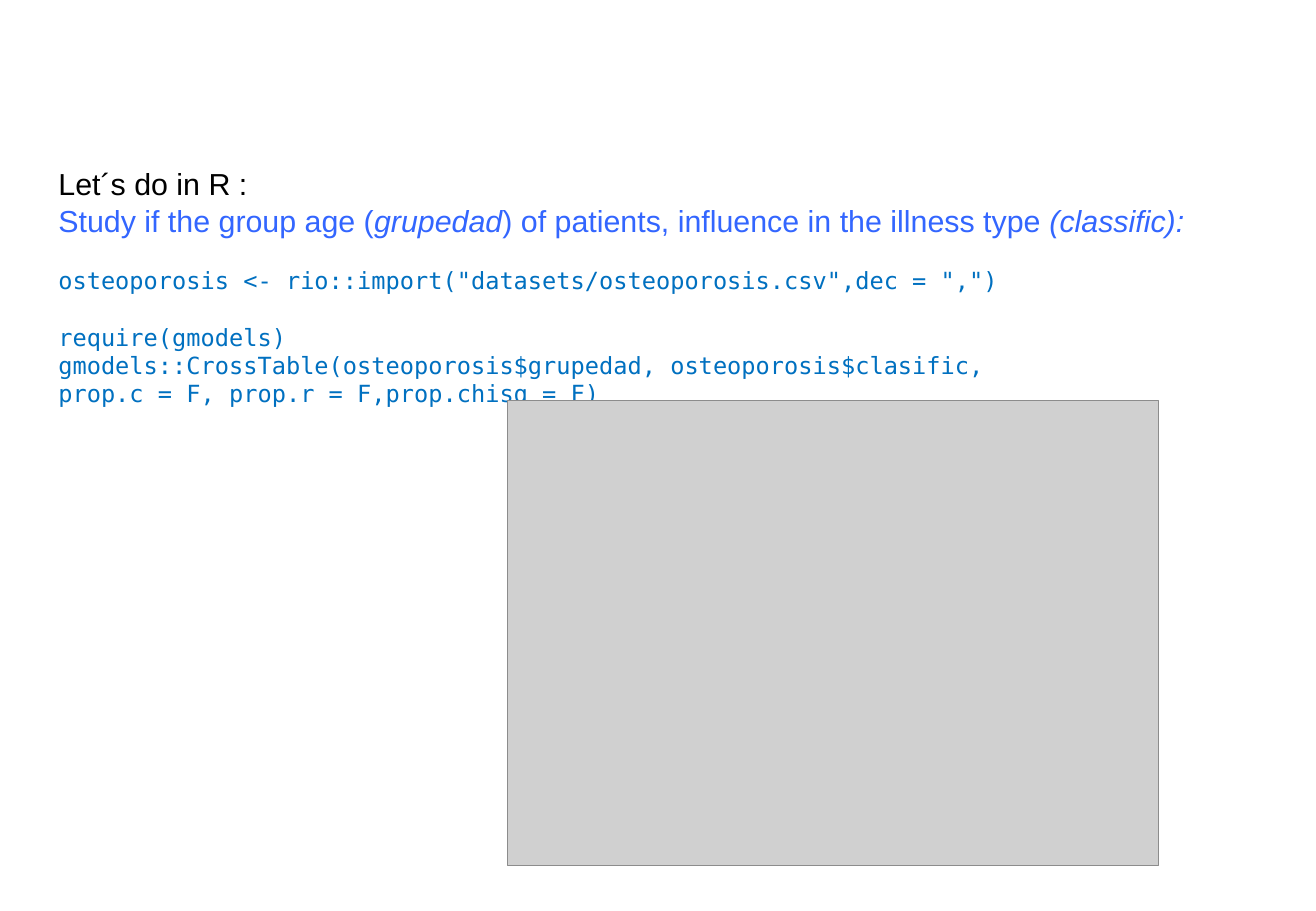
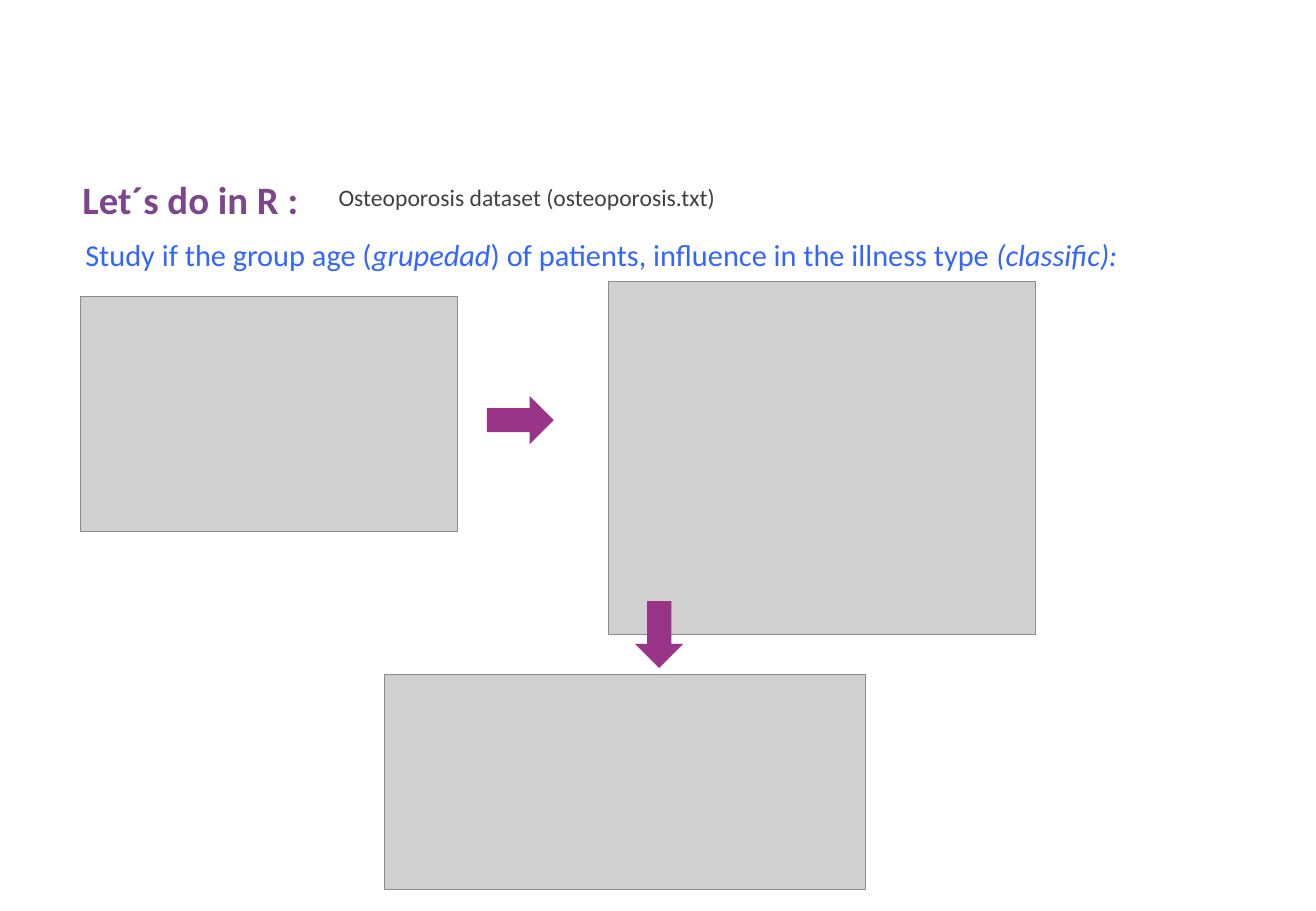
Before and after one commit to uebvhir/Course2020_Statistical-Analysis-with-R, a slide deck: slide 33 of Slides/StatisticsWithR-3-Exploratory_Analysis_II_And_Graphics.pptx (slide 32 before the commit). Drawn at 1316x911 pixels with LibreOffice and Linux fonts; fonts in the diff are those of the drawing; grey boxes stand for pictures; background and template pictures are left out. Boxes give left, top, right and bottom in pixels: in the first picture for what was removed or moved away, otherwise in the second. Text is boxed around its words. In the diff, an @@ line names an element or a change of style, - is before the commit and + after.

```diff
--- a/Slides/StatisticsWithR-3-Exploratory_Analysis_II_And_Graphics.pptx
+++ b/Slides/StatisticsWithR-3-Exploratory_Analysis_II_And_Graphics.pptx
@@ text at (x1=58, y1=172, x2=231, y2=196): paragraph removed @@
-Let´s do in R :
@@ text added at (x1=82, y1=187, x2=279, y2=215), 23 pt, text #7D468C, bold @@
+Let´s do in R :
@@ text added at (x1=339, y1=189, x2=714, y2=210), 14 pt, text #404040 @@
+Osteoporosis dataset (osteoporosis.txt)
@@ text "Study if the group age ..." moved from (x1=58, y1=172, x2=1184, y2=238) to (x1=85, y1=244, x2=1117, y2=272) @@
@@ text "Study if the group age ..." at (x1=85, y1=244, x2=1117, y2=272): font Arial to Calibri; indent changed; more space between paragraphs @@
@@ text removed at (x1=58, y1=271, x2=983, y2=408) @@
-osteoporosis <- rio::import("datasets/osteoporosis.csv",dec = ",")
-require(gmodels)
-gmodels::CrossTable(osteoporosis$grupedad, osteoporosis$clasific, prop.c = F, prop.r = F,prop.chisq = F)
@@ picture added at (x1=80, y1=296, x2=457, y2=531) @@
@@ picture added at (x1=609, y1=282, x2=1037, y2=636) @@
@@ right arrow added at (x1=487, y1=396, x2=554, y2=445), fill #993489 @@
@@ picture removed at (x1=508, y1=401, x2=1159, y2=866) @@
@@ right arrow added at (x1=635, y1=602, x2=684, y2=669), fill #993489 @@
@@ picture added at (x1=385, y1=676, x2=866, y2=891) @@
```
Also in this commit, not shown: 3 other slides changed, 6 slides added, 3 other files.
